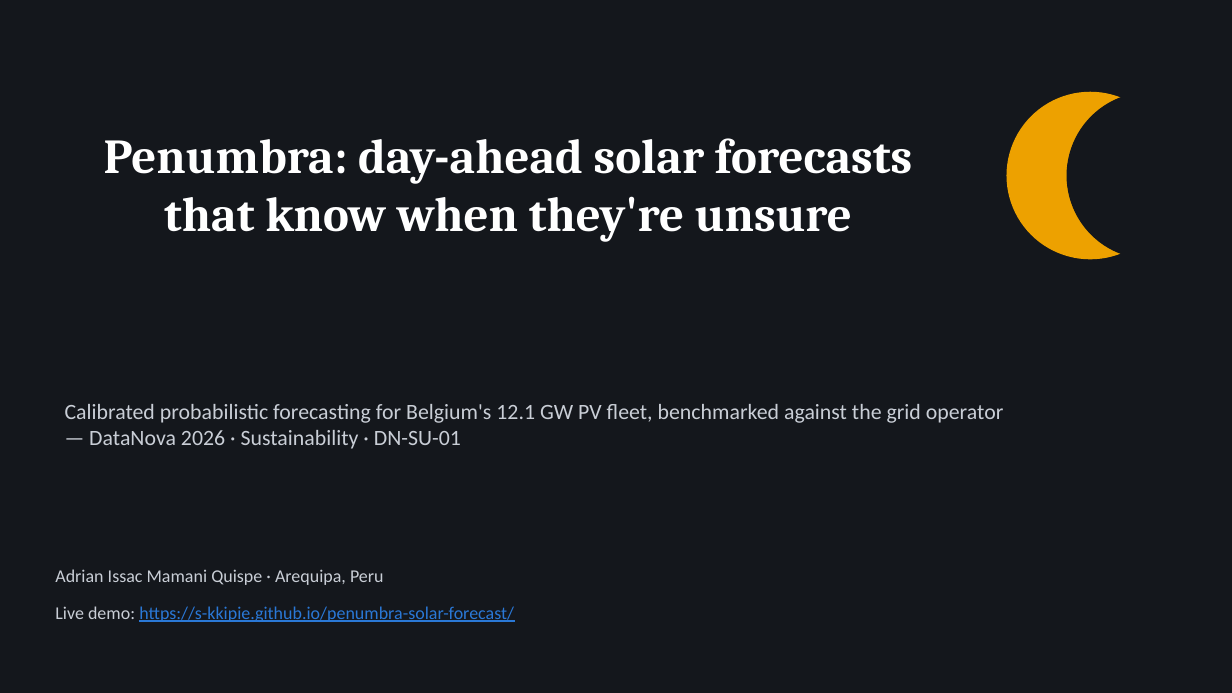
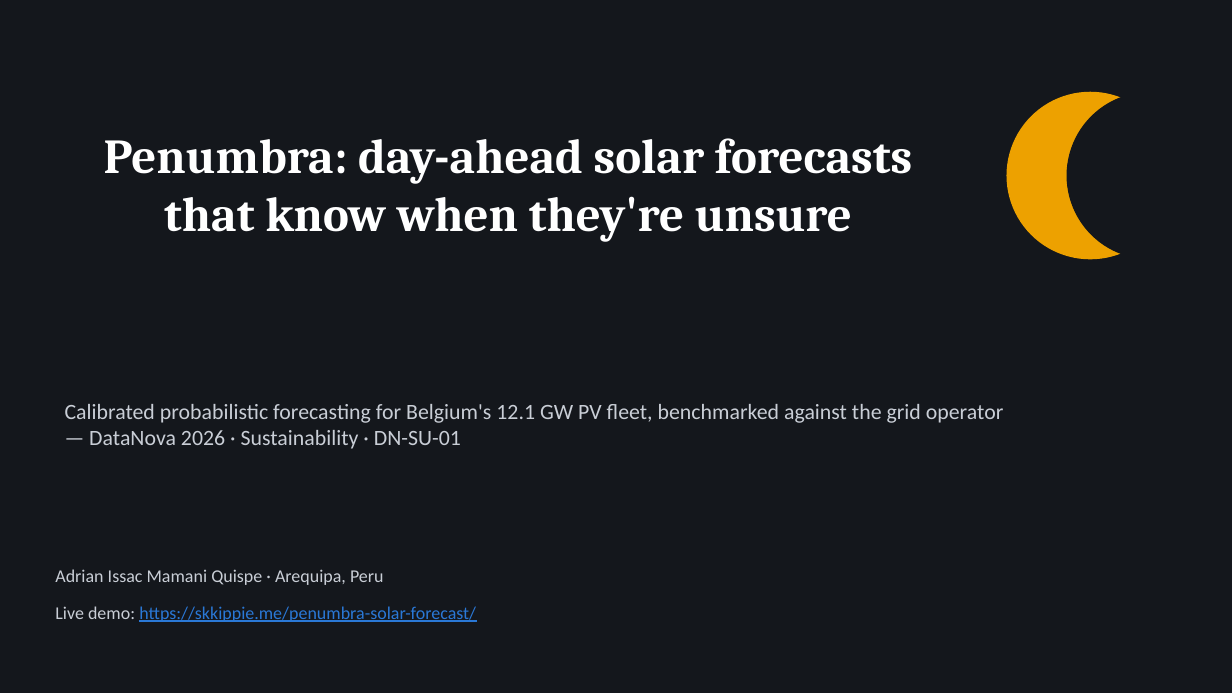
Before and after one commit to S-kkipie/penumbra-solar-forecast, a slide deck: slide 1 of submission/Penumbra_DataNova2026.pptx. Drawn at 1232x693 pixels with LibreOffice and Linux fonts; fonts in the diff are those of the drawing. Boxes give left, top, right and bottom in pixels: in the first picture for what was removed or moved away, otherwise in the second. Text is boxed around its words. In the diff, an @@ line names an element or a change of style, - is before the commit and + after.

```diff
--- a/submission/Penumbra_DataNova2026.pptx
+++ b/submission/Penumbra_DataNova2026.pptx
@@ text at bbox=[55, 606, 476, 622]: text changed @@
-Live demo: https://s-kkipie.github.io/penumbra-solar-forecast/
+Live demo: https://skkippie.me/penumbra-solar-forecast/
```
Also in this commit, not shown: 1 other slide changed, 6 other files.
